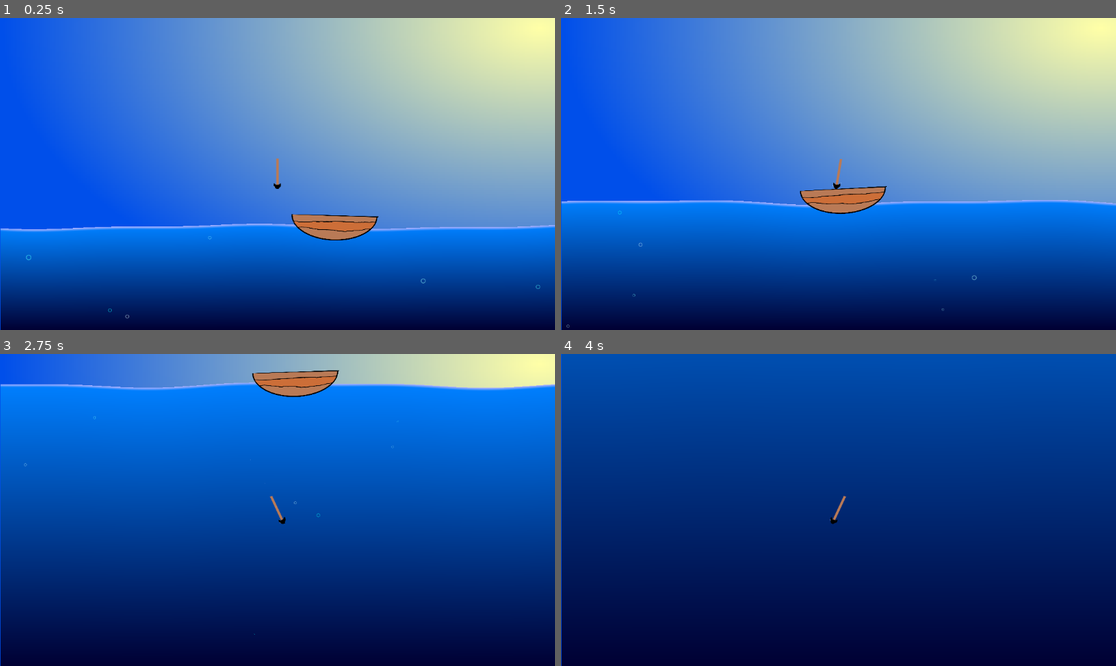
Above: before the commit, frames 1-4 (two rows, left to right).
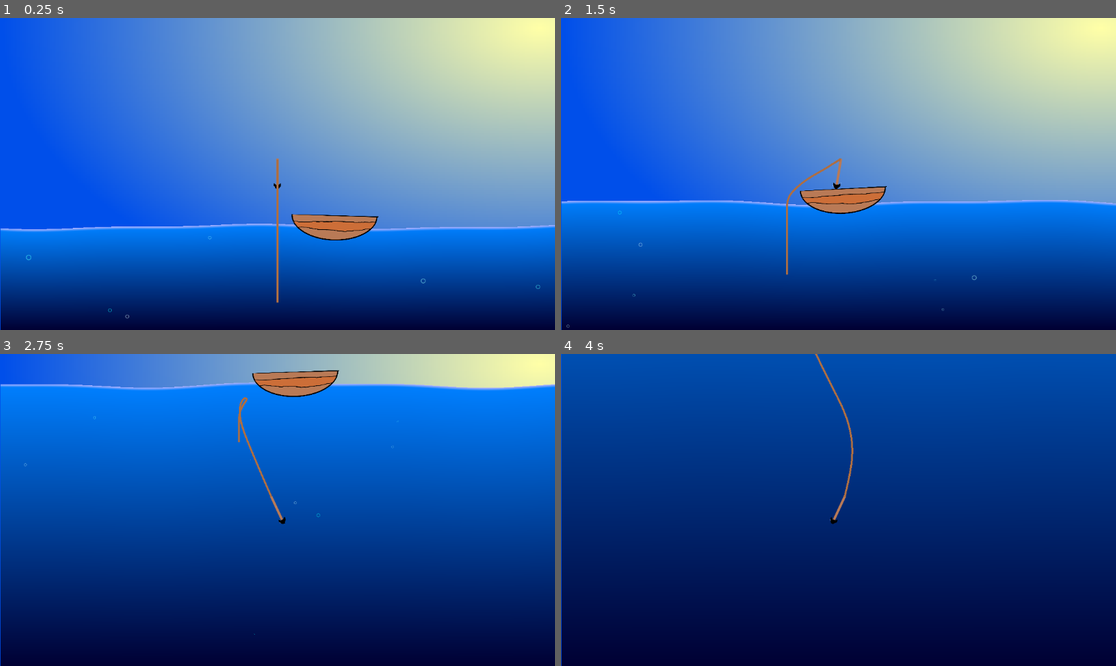
Above: after the commit, the same moments.

Repository: Duckslayer/Fishy
Game: Godot game, scene res://game.tscn
Same seed, same stepped clock (60 frames per second), same inputs: the game is played once before the commit and once after it.
Inputs:
- Up to frame 1 (0.25 s): no input
- Up to frame 2 (1.5 s): hold D (Right) 0.53-1.28 s; tap Space (Launch) at 0.6, 1.35 s; hold A (Left) from 1.28 s (still down)
- Up to frame 3 (2.75 s): release A (Left) at 2.03 s; hold D (Right) from 2.03 s (still down); tap Space (Launch) at 2.1 s
- Up to frame 4 (4 s): tap Space (Launch) at 2.85, 3.6 s; release D (Right) at 3.53 s; hold A (Left) from 3.53 s (still down)

The runs differ from the first frame. In frame 1, 0.1% of the frame differs, in the area x 49-51%, y 53-92%; in frame 2, 0.2%; in frame 3, 0.2%; in frame 4, 0.2%, in the area x 45-53%, y 0-46%.
Error before the commit: Invalid access to property or key 'global_position' on a base object of type 'null instance'. (res://rope.gd:22)

Commit message:
New rope

Diff:
--- a/background.tscn
+++ b/background.tscn
@@ -27,13 +27,13 @@
 shader_parameter/wave_intensity = 0.5
 shader_parameter/wave_steepness = 1.0
 
-[node name="Background" type="Node2D"]
+[node name="Background" type="Node2D" unique_id=15770044]
 
-[node name="WaterCanvas" type="CanvasLayer" parent="."]
+[node name="WaterCanvas" type="CanvasLayer" parent="." unique_id=213249050]
 layer = -1
 script = ExtResource("1_i7s6n")
 
-[node name="Sky" type="TextureRect" parent="WaterCanvas"]
+[node name="Sky" type="TextureRect" parent="WaterCanvas" unique_id=897439626]
 anchors_preset = 15
 anchor_right = 1.0
 anchor_bottom = 1.0
@@ -42,7 +42,7 @@
 texture = SubResource("GradientTexture2D_xehqc")
 expand_mode = 1
 
-[node name="Ocean" type="ColorRect" parent="WaterCanvas"]
+[node name="Ocean" type="ColorRect" parent="WaterCanvas" unique_id=296047775]
 unique_name_in_owner = true
 material = SubResource("ShaderMaterial_i7s6n")
 anchors_preset = 15
--- a/game.tscn
+++ b/game.tscn
@@ -3,7 +3,6 @@
 [ext_resource type="PackedScene" uid="uid://c7ynbor0h533n" path="res://background.tscn" id="2_7jktm"]
 [ext_resource type="PackedScene" uid="uid://kqrl86tposvs" path="res://boat.tscn" id="2_fc0e3"]
 [ext_resource type="PackedScene" uid="uid://bnhg0r1hnnkic" path="res://harpoon.tscn" id="2_feb5d"]
-[ext_resource type="Script" uid="uid://ciibhp5qrh5o1" path="res://rope.gd" id="4_fc0e3"]
 
 [sub_resource type="OccluderPolygon2D" id="OccluderPolygon2D_fc0e3"]
 polygon = PackedVector2Array(0, 0, 1200, 0, 1200, -500, 0, -500)
@@ -22,16 +21,15 @@
 unique_name_in_owner = true
 position = Vector2(508, -109)
 
+[node name="RopeController" parent="Harpoon/RopeMarker" parent_id_path=PackedInt32Array(291086699, 1239523546) index="0" unique_id=1910049717 node_paths=PackedStringArray("target_node")]
+length = 300.0
+segment_count = 100
+gravity = Vector2(0, -0.2)
+damp = 0.95
+constraint_iterations = 50
+target_node = NodePath("..")
+
 [node name="Camera2D" type="Camera2D" parent="Harpoon" unique_id=2120665161]
-
-[node name="Rope" type="Line2D" parent="." unique_id=282038794]
-visible = false
-width = 2.0
-default_color = Color(0.33102924, 0.24277017, 0.07761017, 1)
-joint_mode = 2
-script = ExtResource("4_fc0e3")
-boat_marker_path = NodePath("../Boat/BoatRopeMarker")
-harpoon_marker_path = NodePath("../Harpoon/HarpoonRopeMarker")
 
 [node name="BubbleOccluder" type="LightOccluder2D" parent="." unique_id=694203557]
 occluder = SubResource("OccluderPolygon2D_fc0e3")
--- a/harpoon.gd
+++ b/harpoon.gd
@@ -11,7 +11,15 @@
 @onready var trail_particles = $TrailBubblesParticles
 @onready var start_position = global_position
 
+var rope_status = false
+
+func _ready() -> void:
+	pass
+
 func _physics_process(delta: float) -> void:
+	#if not rope_status:
+		#spawn_rope()
+
 	match current_state:
 		State.IDLE:
 			handle_idle_input(delta)
@@ -56,6 +64,14 @@
 		rotation += turn_dir * steering_speed * delta
 	rotation = clamp(rotation, -max_turn_rad, max_turn_rad)
 
+func spawn_rope():
+	const ROPE = preload("uid://5o1lw3jndjyf")
+	var trailing_rope = ROPE.instantiate()
+	add_child(trailing_rope)
+
+	trailing_rope.create_rope(get_node("."))
+	rope_status = true
+
 func return_to_boat():
 	if current_state == State.DIVING:
 		current_state = State.RETRACTING
--- a/harpoon.tscn
+++ b/harpoon.tscn
@@ -4,6 +4,7 @@
 [ext_resource type="Script" uid="uid://b2y3h86fla48l" path="res://harpoon.gd" id="1_yxyyu"]
 [ext_resource type="Texture2D" uid="uid://bx7ipix1pbgbw" path="res://kenney_fish-pack_2/Vector/bubble_b.svg" id="3_0v313"]
 [ext_resource type="Texture2D" uid="uid://d0kcbpob7gvpj" path="res://kenney_fish-pack_2/Vector/bubble_c.svg" id="4_njfb7"]
+[ext_resource type="PackedScene" uid="uid://0v6ktdjfkgnt" path="res://rope_controller.tscn" id="5_axc4k"]
 
 [sub_resource type="Curve" id="Curve_0v313"]
 _data = [Vector2(0.021526419, 0.42201173), 0.0, 0.0, 0, 0, Vector2(0.2994129, 0.7015307), 0.0, 0.0, 0, 0, Vector2(0.8688845, 0.014577389), 0.0, 0.0, 0, 0]
@@ -84,3 +85,5 @@
 [node name="RopeMarker" type="Marker2D" parent="." unique_id=1239523546]
 unique_name_in_owner = true
 position = Vector2(0, -30)
+
+[node name="RopeController" parent="RopeMarker" unique_id=1910049717 instance=ExtResource("5_axc4k")]
--- a/project.godot
+++ b/project.godot
@@ -37,6 +37,10 @@
 ]
 }
 
+[physics]
+
+2d/solver/solver_iterations=30
+
 [shader_globals]
 
 wave_time={
--- a/rope.tscn
+++ b/rope.tscn
@@ -4,4 +4,3 @@
 
 [node name="Rope" type="Node2D" unique_id=970110742]
 script = ExtResource("1_0756u")
-length = null
--- a/rope2.gd
+++ b/rope2.gd
@@ -1,6 +1,6 @@
 extends Node2D
 
-@export var length = 10
+@export var segments = 20
 
 # Called when the node enters the scene tree for the first time.
 func _ready() -> void:
@@ -10,14 +10,16 @@
 	const ROPE_PIECE = preload("uid://dytj2hxxilpfn")
 	var previous_segment = attachement_body
 	var attachment_point = previous_segment.get_node("RopeMarker").global_position
+	var test = previous_segment.global_position
 
-	for i in range(length):
-		var current_rope_piece = ROPE_PIECE.instantiate()
-		var pin = current_rope_piece.get_node("CollisionShape/PinJoint")
-		pin.global_position = attachment_point
+	for i in range(segments):
+		var current_rope_piece = ROPE_PIECE.instantiate() as Object
+		var pin = current_rope_piece.get_node("PinJoint") as PinJoint2D
+		var test2 = pin.position
+		add_child(current_rope_piece)
+		current_rope_piece.global_position = attachment_point - pin.position
 		pin.node_a = previous_segment.get_path()
 		pin.node_b = current_rope_piece.get_path()
-		add_child(current_rope_piece)
 
 		previous_segment = current_rope_piece
 		attachment_point = current_rope_piece.global_position
--- /dev/null
+++ b/rope_controller.gd
@@ -0,0 +1,84 @@
+extends Node2D
+
+# SETTINGS
+@export var length: float = 300.0
+@export var segment_count: int = 20
+@export var gravity: Vector2 = Vector2(0, -980)
+@export var damp: float = 0.95 # Air resistance (0.9 - 0.99)
+@export var constraint_iterations: int = 50 # Higher = stiffer rope
+
+# NODES
+@export var target_node: Node2D # The node the rope hangs from (e.g. Player)
+@onready var line_2d = $Line2D
+
+# DATA
+var pos: PackedVector2Array = []
+var prev_pos: PackedVector2Array = []
+var segment_length: float
+
+func _ready():
+	# Initialize points at the starting position
+	segment_length = length / segment_count
+	var start_pos = global_position
+
+	for i in range(segment_count):
+		pos.append(start_pos + Vector2(0, i * segment_length))
+		prev_pos.append(start_pos + Vector2(0, i * segment_length))
+
+func _physics_process(delta: float) -> void:
+	update_points(delta)
+	apply_constraints()
+	update_visuals()
+
+func update_points(delta: float) -> void:
+	for i in range(segment_count):
+		# Velocity is implied by (current_pos - prev_pos)
+		var velocity = pos[i] - prev_pos[i]
+
+		# Save current position before modifying it
+		prev_pos[i] = pos[i]
+
+		# Apply velocity with damping + gravity
+		pos[i] += velocity * damp + (gravity * delta * delta)
+
+# 2. ENFORCE DISTANCE (The "Stick" Constraint)
+func apply_constraints():
+	# We loop multiple times to make the rope feel "stiff" and not rubbery
+	for _iter in range(constraint_iterations):
+
+		# Constrain the first point to the target (The Player/Hook)
+		if target_node:
+			pos[0] = target_node.global_position
+		else:
+			pos[0] = global_position # Or stick to self if no target
+
+		# Constrain the rest of the segments
+		for i in range(segment_count - 1):
+			var p1 = pos[i]
+			var p2 = pos[i+1]
+
+			var diff = p2 - p1
+			var dist = diff.length()
+
+			# If the points are too far apart or too close, push/pull them
+			if dist > 0: # Avoid division by zero
+				var error = dist - segment_length
+				var direction = diff.normalized()
+
+				# Move both points halfway to correct the error
+				# (Unless it's the first point, which is locked to the player)
+				var correction = direction * error * 0.5
+
+				if i != 0:
+					pos[i] += correction
+				pos[i+1] -= correction
+
+# 3. DRAW
+func update_visuals():
+	# Line2D works in local space, but our math is global.
+	# We convert points to local space for drawing.
+	var local_points = []
+	for p in pos:
+		local_points.append(to_local(p))
+
+	line_2d.points = PackedVector2Array(local_points)
--- /dev/null
+++ b/rope_controller.tscn
@@ -0,0 +1,11 @@
+[gd_scene format=3 uid="uid://0v6ktdjfkgnt"]
+
+[ext_resource type="Script" uid="uid://byviqud6ncemk" path="res://rope_controller.gd" id="1_h43l0"]
+
+[node name="RopeController" type="Node2D" unique_id=1910049717]
+script = ExtResource("1_h43l0")
+
+[node name="Line2D" type="Line2D" parent="." unique_id=2065563129]
+unique_name_in_owner = true
+width = 4.0
+default_color = Color(0.6838362, 0.4334055, 0.2602565, 1)
--- a/rope_piece.tscn
+++ b/rope_piece.tscn
@@ -1,12 +1,31 @@
 [gd_scene format=3 uid="uid://dytj2hxxilpfn"]
 
+[ext_resource type="Texture2D" uid="uid://bep7i87q5q17j" path="res://chain.png" id="1_xkqrv"]
+
 [sub_resource type="CapsuleShape2D" id="CapsuleShape2D_k3s37"]
+radius = 2.0
+height = 10.0
 
 [node name="RopePiece" type="RigidBody2D" unique_id=1573994885]
+collision_layer = 2
+collision_mask = 0
+mass = 0.2
+gravity_scale = -0.2
+linear_damp = 2.0
+angular_damp = 5.0
 
 [node name="CollisionShape" type="CollisionShape2D" parent="." unique_id=895528496]
-position = Vector2(0, 14)
+position = Vector2(0, 5)
+scale = Vector2(0.98278016, 1)
 shape = SubResource("CapsuleShape2D_k3s37")
 
-[node name="PinJoint" type="PinJoint2D" parent="CollisionShape" unique_id=380784305]
-position = Vector2(0, 14)
+[node name="Icon" type="Sprite2D" parent="CollisionShape" unique_id=371218987]
+position = Vector2(-6.5159184e-11, 1)
+rotation = -0.052293483
+scale = Vector2(0.011676343, 0.016766649)
+texture = ExtResource("1_xkqrv")
+
+[node name="PinJoint" type="PinJoint2D" parent="." unique_id=380784305]
+position = Vector2(0, 10)
+bias = 0.383
+softness = 0.1
Not shown: 1 places in background.tscn that only renumber resources
Binary file added: chain.png
Not shown, added: chain.png.import
Not shown, added: rope_controller.gd.uid
